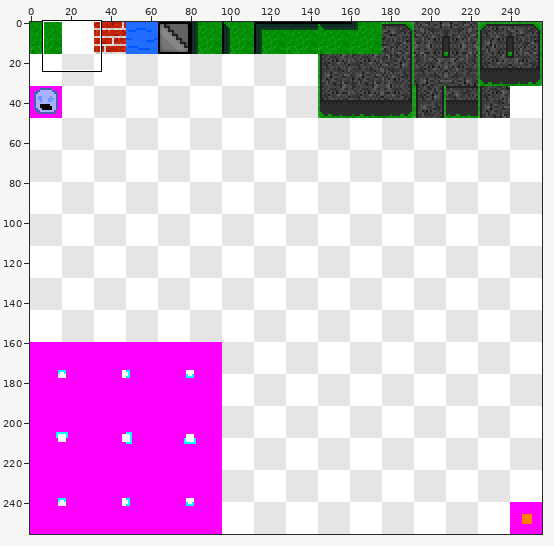
Sprite sheet, stored at Gambit/bin/textures/spritesheet.png. The first picture is a wide view before the edit; the outline marks the close-up.
Close-up. As it was:
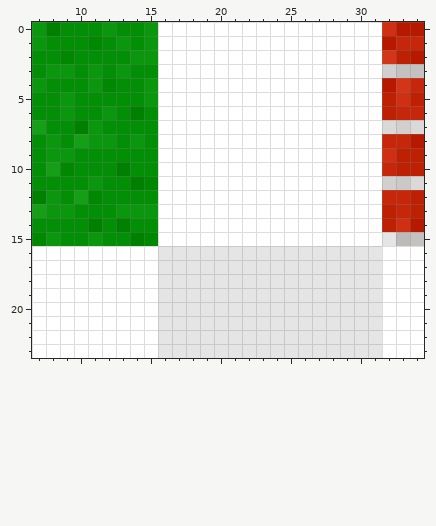
The file is 256x256 pixels. Colours within 5 levels of each other are drawn and written as one. Shown: x 7..34, y 0..23.
And afterwards:
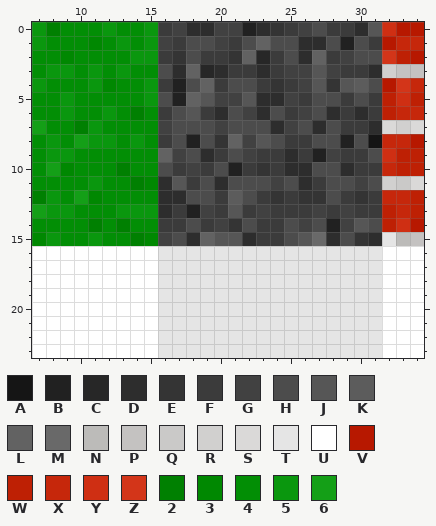
Palette (. is transparent): A #151515  B #212121  C #272727  D #2d2d2d  E #343434  F #3b3b3b  G #414141  H #4c4c4c  J #565656  K #5c5c5c  L #626262  M #696969  N #bcbbb9  P #c4c2c1  Q #cac9c8  R #d1d0cf  S #dad9d8  T #e5e5e5  U #ffffff  V #b71800  W #be2004  X #c6270b  Y #cf2f13  Z #d33519  2 #008001  3 #008801  4 #028e05  5 #0a970e  6 #149f17
Difference:
y 0: x 16..31 UUUUUUUUUUUUUUUU -> FGDDGGBDEFGHFFDJ
y 1: x 16..31 UUUUUUUUUUUUUUUU -> GFHHGFHLHHDDHBHF
y 2: x 16..31 UUUUUUUUUUUUUUUU -> FEHFFELCFHDLFGHH
y 3: x 16..31 UUUUUUUUUUUUUUUU -> HDLCDFFDFGGJGFFD
y 4: x 16..31 UUUUUUUUUUUUUUUU -> FBHLFHHFEFGJEJKH
y 5: x 16..31 UUUUUUUUUUUUUUUU -> HBLJGGJDDGFHHFHF
y 6: x 16..31 UUUUUUUUUUUUUUUU -> FHJFDHGDHFGHDFDF
y 7: x 16..31 UUUUUUUUUUUUUUUU -> GHHHGHHHDGHDHFFD
y 8: x 16..31 UUUUUUUUUUUUUUUU -> FHBHELGJHFFHHBHA
y 9: x 16..31 UUUUUUUUUUUUUUUU -> LGHDFHGFFDFBGFFH
y 10: x 16..31 UUUUUUUUUUUUUUUU -> HFGFHBFEFDDHHDFF
y 11: x 16..31 UUUUUUUUUUUUUUUU -> DJFHDHHHGHDFHHGH
y 12: x 16..31 UUUUUUUUUUUUUUUU -> DDHHFKHFEFEEHFEF
y 13: x 16..31 UUUUUUUUUUUUUUUU -> DFBGFJFGFFFGFGFF
y 14: x 16..31 UUUUUUUUUUUUUUUU -> FFHFGEHFFHGHBGJH
y 15: x 16..31 UUUUUUUUUUUUUUUU -> GHDLJJDFFHJMDHED
Where, in picture pixels (left, top, right, bottom), the same in both close-ups:
changed: (158, 22, 382, 246)
